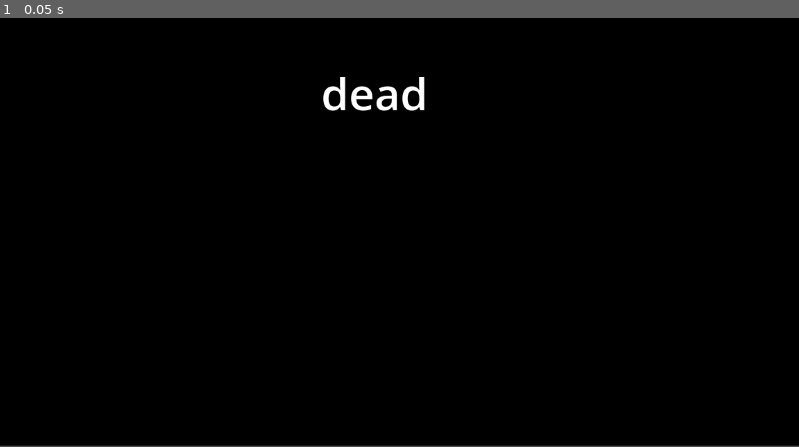
Above: before the commit, frame 1.
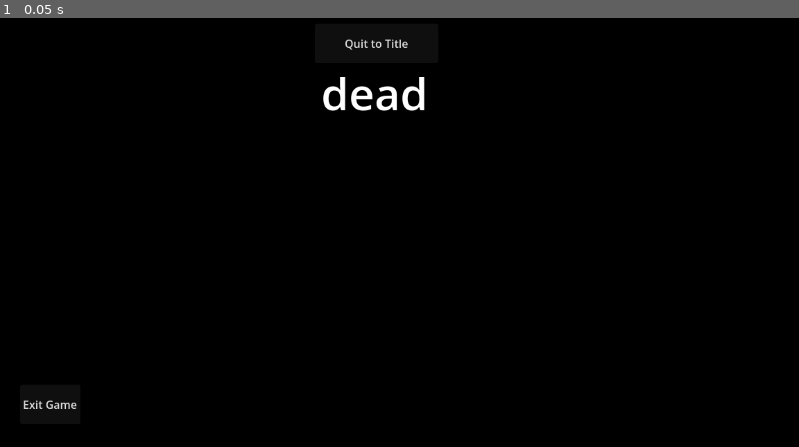
Above: after the commit, the same moment.

Repository: Troubadeer/Godotllercoaster
Game: Godot game, scene res://scenes/menus/game over.tscn
Two runs of this game, one before a commit and one after it. Both use one fixed random seed, a clock stepped at 60 frames per second and the inputs below. This scene is started directly instead of the project's main scene.
Inputs:
- Up to frame 1 (0.05 s): no input

The runs differ from the first frame. In frame 1, 0.6% of the frame differs, in the area x 0-100%, y 4-100%.

Commit message:
GameManager Stuffs

Diff:
--- a/workshop/scenes/menus/game over.tscn
+++ b/workshop/scenes/menus/game over.tscn
@@ -3,14 +3,32 @@
 [node name="GameOver" type="Node2D" unique_id=1856336271]
 
 [node name="ColorRect" type="ColorRect" parent="." unique_id=1217642365]
-offset_right = 1153.0
-offset_bottom = 646.0
+z_index = 100
+offset_right = 1366.0
+offset_bottom = 789.0
 color = Color(0, 0, 0, 1)
 
 [node name="TextEdit" type="RichTextLabel" parent="." unique_id=2046913356]
+z_index = 101
 offset_left = 463.0
 offset_top = 93.0
 offset_right = 1536.0
 offset_bottom = 546.0
 theme_override_font_sizes/normal_font_size = 64
 text = "dead"
+
+[node name="Button" type="Button" parent="." unique_id=369693538]
+z_index = 101
+offset_left = 454.0
+offset_top = 37.0
+offset_right = 632.0
+offset_bottom = 94.0
+text = "Quit to Title"
+
+[node name="Button2" type="Button" parent="." unique_id=409916298]
+z_index = 101
+offset_left = 29.0
+offset_top = 558.0
+offset_right = 116.0
+offset_bottom = 615.0
+text = "Exit Game"
--- a/workshop/scenes/menus/pause.tscn
+++ b/workshop/scenes/menus/pause.tscn
@@ -1,3 +1,45 @@
 [gd_scene format=3 uid="uid://ckej6wk5cx074"]
 
+[ext_resource type="Script" uid="uid://cffkn60rkiojr" path="res://scripts/pause.gd" id="1_iohl6"]
+
 [node name="Pause" type="Node2D" unique_id=770922893]
+script = ExtResource("1_iohl6")
+
+[node name="ColorRect" type="ColorRect" parent="." unique_id=1674153721]
+z_index = 100
+offset_right = 1366.0
+offset_bottom = 789.0
+color = Color(0.3647059, 0.3647059, 0.42352942, 0.5882353)
+
+[node name="TextEdit" type="RichTextLabel" parent="." unique_id=2111458409]
+z_index = 101
+offset_left = 432.0
+offset_top = 70.0
+offset_right = 1505.0
+offset_bottom = 523.0
+theme_override_font_sizes/normal_font_size = 64
+text = "paws???"
+
+[node name="Button" type="Button" parent="." unique_id=927281464]
+z_index = 101
+offset_left = 453.0
+offset_top = 377.0
+offset_right = 815.0
+offset_bottom = 451.0
+text = "Quit to Title"
+
+[node name="Button3" type="Button" parent="." unique_id=1360706888]
+z_index = 101
+offset_left = 455.0
+offset_top = 278.0
+offset_right = 633.0
+offset_bottom = 335.0
+text = "RESUME THE GAME"
+
+[node name="Button2" type="Button" parent="." unique_id=872693598]
+z_index = 101
+offset_left = 495.0
+offset_top = 491.0
+offset_right = 582.0
+offset_bottom = 548.0
+text = "Exit Game"
--- a/workshop/scripts/game/game_manager.gd
+++ b/workshop/scripts/game/game_manager.gd
@@ -1,7 +1,39 @@
 extends Node2D
 
 var lives : int = 3
-var current_level : String
+var coins : int = 0
+var current_level : String = "res://scenes/levels/test_level_1.tscn"
 
+var pause_menu : String = "res://scenes/menus/pause.tscn"
+var game_over : String = "res://scenes/menus/game over.tscn"
+var main_menu : String = "res://scenes/menus/title.tscn"
+
+# Takes in the filepath of the next level
 func load_level(name : String) -> void :
-	var level : Node2D = load(name).instantiate()
+	var level = load(name).instantiate()
+	var ui_layer : Node2D = get_tree().current_scene
+
+	ui_layer.get_child(0).queue_free()
+	ui_layer.add_child(level)
+	ui_layer.move_child(level, 0)
+	current_level = name
+
+func do_game_over() -> void :
+	get_tree().current_scene.add_child(load(game_over).instantiate())
+
+func enter_gameplay() -> void :
+	get_tree().change_scene_to_file("res://scenes/ui_layer.tscn")
+	load_level("res://scenes/levels/test_level_1.tscn")
+
+func pause_game() -> void:
+	get_tree().paused = true
+
+func unpause_game() -> void:
+	get_tree().paused = false
+
+func add_coin(value : int) -> void:
+	coins += value
+	if coins >= 10:
+		if lives < 99:
+			lives += 1
+		coins -= 10
--- a/workshop/scripts/game/goobers/player.gd
+++ b/workshop/scripts/game/goobers/player.gd
@@ -17,7 +17,6 @@
 var shootable : bool = true
 
 func _process(delta: float) -> void:
-	print(current_health)
 	var mouse_pos: Vector2 = get_local_mouse_position()
 	reticle_angle = mouse_pos.angle_to(Vector2(0, 50))
 	if (global_position.distance_to(mouse_pos) >= 25.0):
@@ -73,11 +72,12 @@
 	current_health = clamp(current_health + health, current_health, MAX_HEALTH)
 
 func kill() -> void:
+	process_mode = Node.PROCESS_MODE_DISABLED
 	GameManager.lives -= 1
 	await get_tree().create_timer(0.5).timeout
 	if GameManager.lives > 0:
 		current_health = MAX_HEALTH
 		GameManager.load_level(GameManager.current_level)
 	else:
-		#TODO: Game Over!
-		pass
+		GameManager.do_game_over()
+	get_parent().queue_free()
--- /dev/null
+++ b/workshop/scripts/pause.gd
@@ -0,0 +1,16 @@
+extends Node2D
+
+@onready var strobe : ColorRect = $ColorRect
+var rng : RandomNumberGenerator = RandomNumberGenerator.new()
+var tween : Tween = create_tween()
+
+func _ready() -> void :
+	modulate_all_the_colors()
+
+func modulate_all_the_colors() -> void :
+	print("hewo!!!")
+	var tween : Tween = create_tween()
+	tween.tween_property(strobe, "color", Color(rng.randf(), rng.randf(), rng.randf(), 0.7), 3.5)
+	await get_tree().create_timer(3.5).timeout
+	tween.kill()
+	modulate_all_the_colors()
Not shown, added: workshop/scripts/pause.gd.uid
